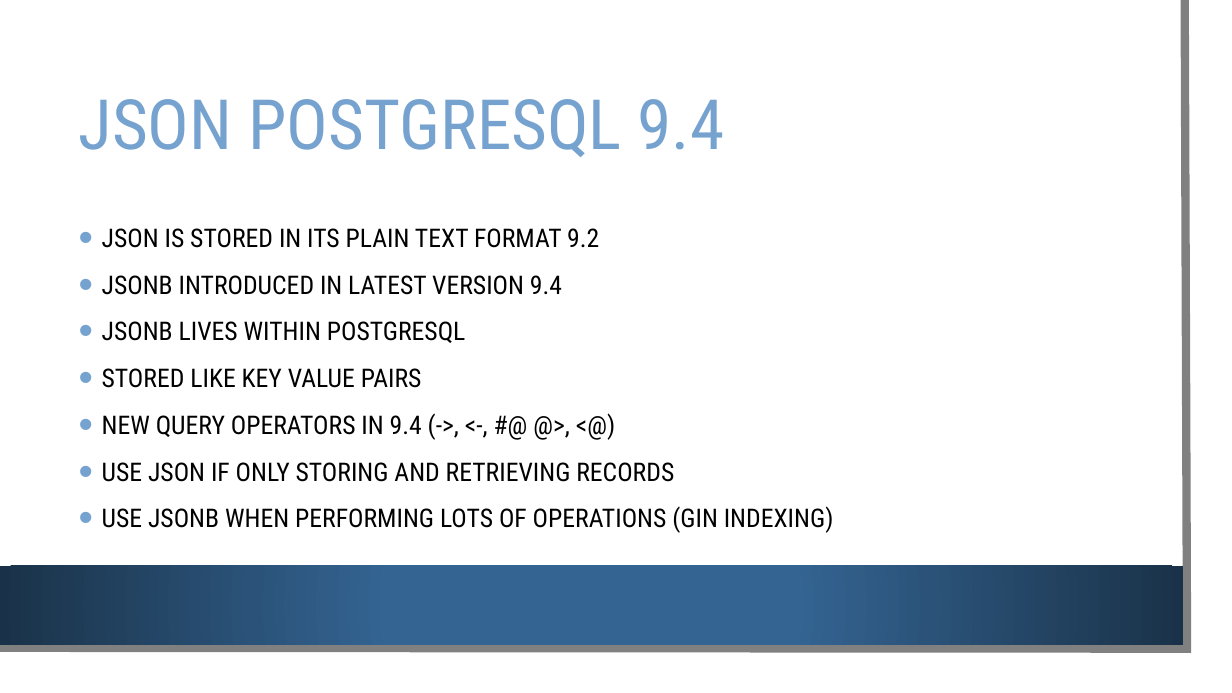
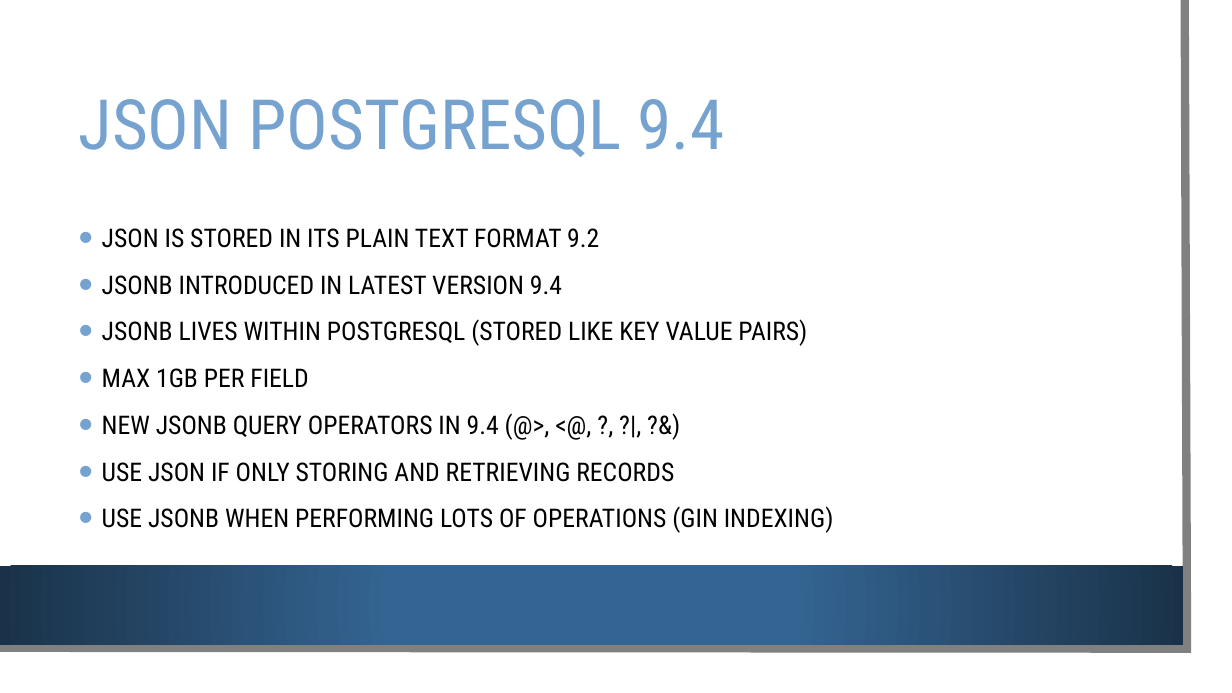
Before and after one commit to Alanmugz/PostGreSQL, a slide deck: slide 7 of PostgreSQL.pptx (slide 5 before the commit). Drawn at 1232x693 pixels with LibreOffice and Linux fonts; fonts in the diff are those of the drawing; background and template pictures are left out. Boxes give left, top, right and bottom in pixels: in the first picture for what was removed or moved away, otherwise in the second. Text is boxed around its words. In the diff, an @@ line names an element or a change of style, - is before the commit and + after.

```diff
--- a/PostgreSQL.pptx
+++ b/PostgreSQL.pptx
@@ text at (x1=102, y1=319, x2=807, y2=437): text changed @@
-• JSONB LIVES WITHIN POSTGRESQL
-• STORED LIKE KEY VALUE PAIRS
-• NEW QUERY OPERATORS IN 9.4 (->, <-, #@ @>, <@)
+• JSONB LIVES WITHIN POSTGRESQL (STORED LIKE KEY VALUE PAIRS)
+• MAX 1GB PER FIELD
+• NEW JSONB QUERY OPERATORS IN 9.4 (@>, <@, ?, ?|, ?&)
```
Also in this commit, not shown: 4 other slides changed, 5 slides added.
